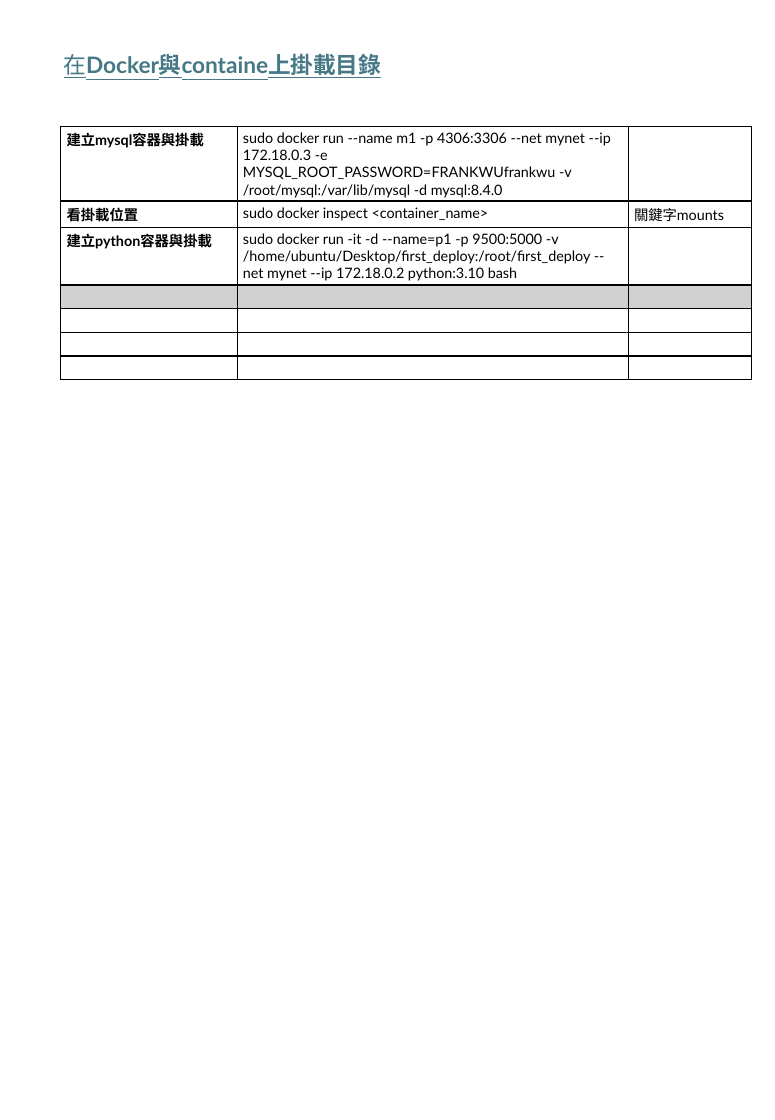
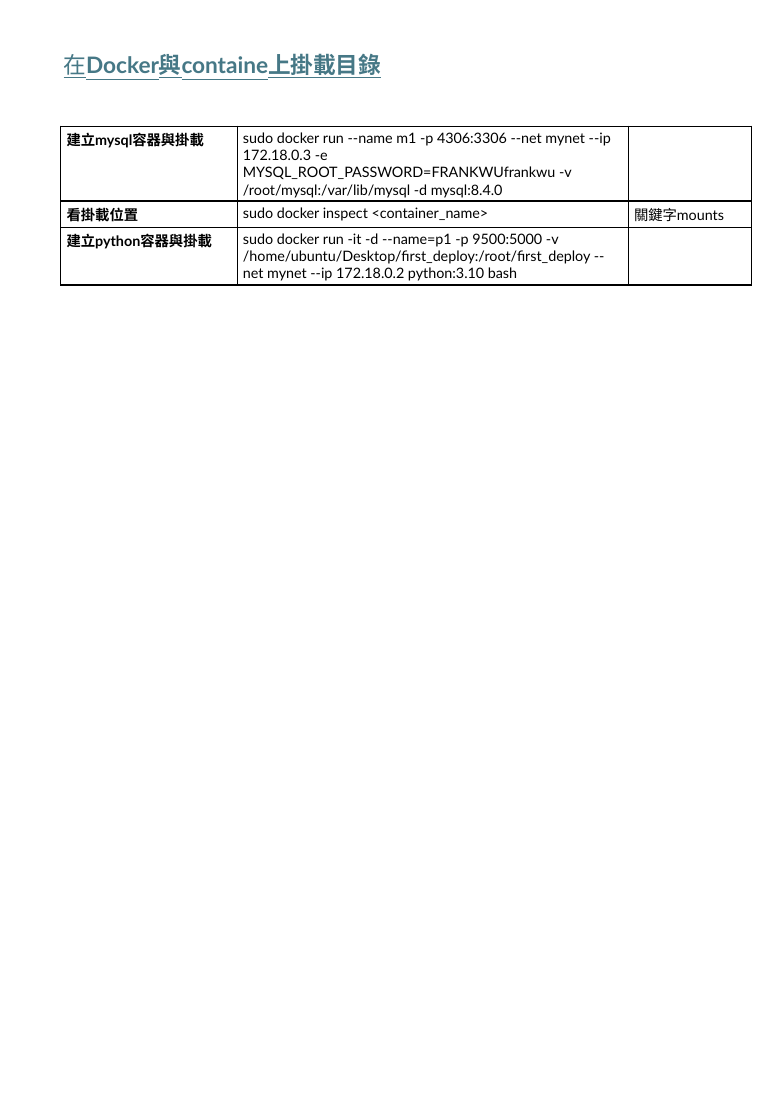
Before and after one commit to frankpeng1218/Python_learning, a slide deck: slide 7 of Ubuntu-2204-Flask-Project/MacOS_Ubuntu_istallation.pptx. Drawn at 775x1120 pixels with LibreOffice and Linux fonts; fonts in the diff are those of the drawing. Boxes give left, top, right and bottom in pixels: in the first picture for what was removed or moved away, otherwise in the second. Text is boxed around its words. In the diff, an @@ line names an element or a change of style, - is before the commit and + after.

```diff
--- a/Ubuntu-2204-Flask-Project/MacOS_Ubuntu_istallation.pptx
+++ b/Ubuntu-2204-Flask-Project/MacOS_Ubuntu_istallation.pptx
@@ table at [61, 126, 752, 285] @@
-row 4:  |  | 
-row 5:  |  | 
-row 6:  |  | 
-row 7:  |  | 
```
Also in this commit, not shown: 1 other slide changed, 3 slides added, 1 slide removed, 3 other files.
